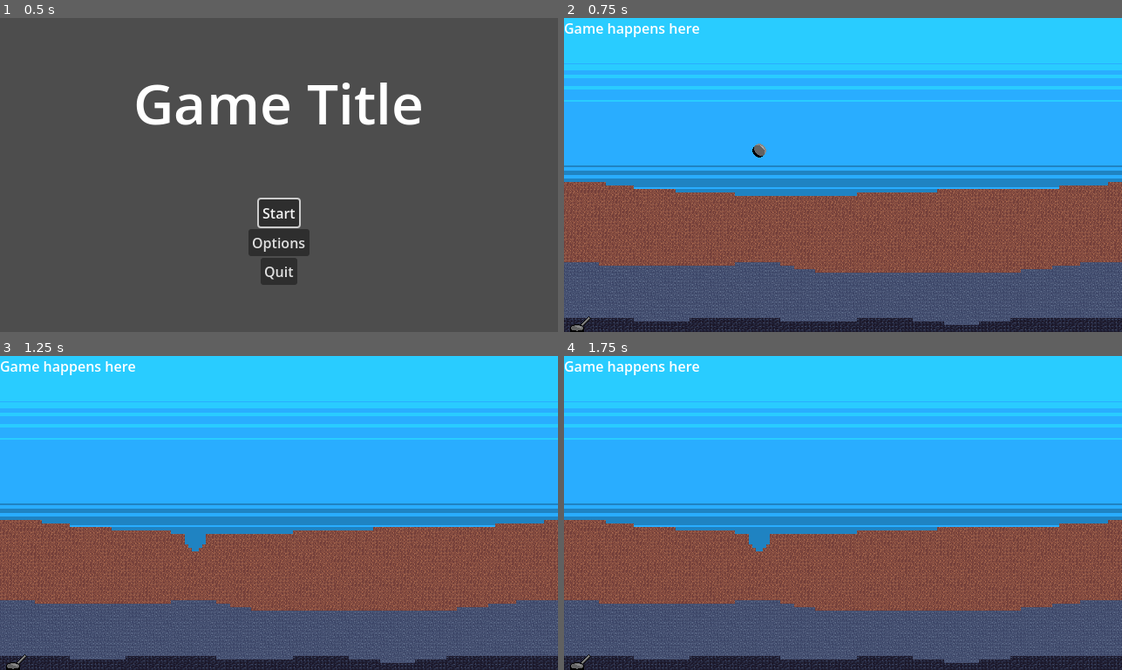
Above: before the commit, frames 1-4 (two rows, left to right).
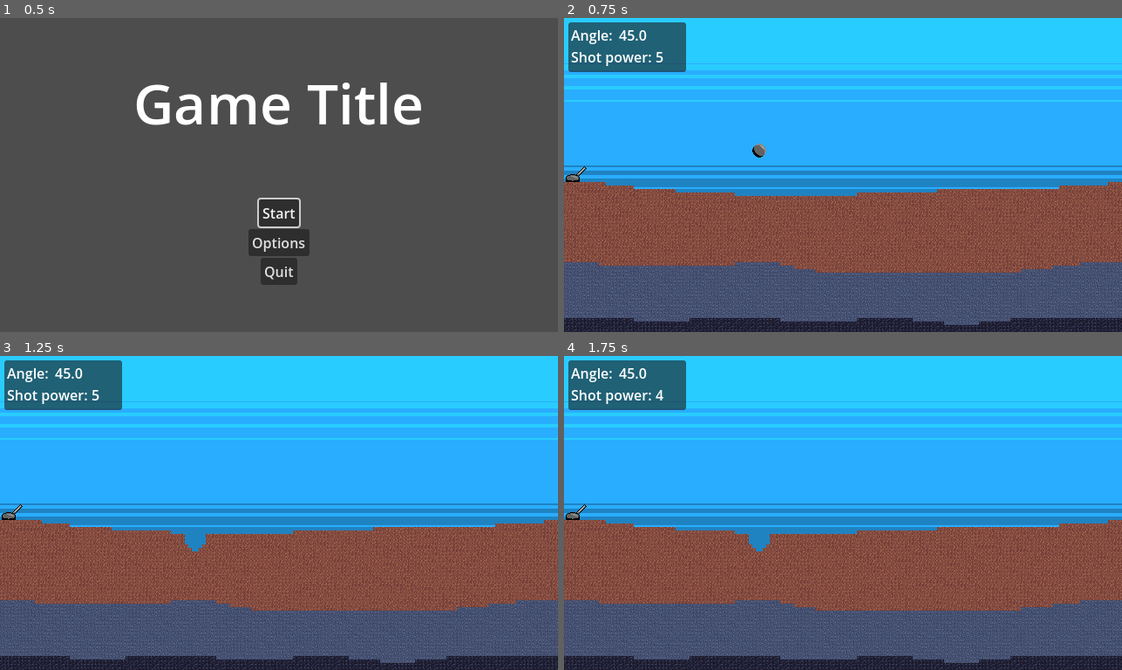
Above: after the commit, the same moments.

Repository: hunttis/ld-60
Game: Godot game, scene res://assets/scenes/master.tscn
The game is run twice, just before and just after one commit, with the same random seed, the same clock (stepped at 60 frames per second) and the same inputs.
Inputs (mouse positions are in pixels of both pictures, inside the frame that each line leads up to):
- Up to frame 1 (0.5 s): no input
- Up to frame 2 (0.75 s): click "Start" at 0.5 s
- Up to frame 3 (1.25 s): no input
- Up to frame 4 (1.75 s): tap Enter at 1.25 s; move the mouse to (965, 497) at 1.27 s; tap Down (decrease_shot_power) at 1.35 s

Frame 1 is identical in both runs. In frame 2, 3.5% of the frame differs, in the area x 0-25%, y 1-100%; in frame 3, 3.5%; in frame 4, 3.5%.

Commit message:
default value changes

Diff:
--- a/assets/scenes/game.tscn
+++ b/assets/scenes/game.tscn
@@ -6,10 +6,10 @@
 [ext_resource type="PackedScene" uid="uid://btbkcqbt07nyh" path="res://assets/scenes/enemies/enemy_controller.tscn" id="2_cb5na"]
 [ext_resource type="Script" uid="uid://c4j78f276ibob" path="res://assets/debug_controls.gd" id="4_cb5na"]
 
-[sub_resource type="TileSet" id="TileSet_a648p"]
-
 [node name="Game" type="Node2D" unique_id=686144590]
 script = ExtResource("1_dis88")
+
+[node name="Terrain" parent="." unique_id=397394120 instance=ExtResource("1_5gf0t")]
 
 [node name="CannonParametersPanel" type="Panel" parent="." unique_id=1670237246]
 offset_left = 5.0
@@ -49,11 +49,12 @@
 offset_right = 130.0
 offset_bottom = 53.0
 
-[node name="Terrain" parent="." unique_id=397394120 instance=ExtResource("1_5gf0t")]
-
 [node name="EnemyController" parent="." unique_id=709279803 node_paths=PackedStringArray("walker_spawn", "flyer_spawn") instance=ExtResource("2_cb5na")]
 walker_spawn = NodePath("WalkerSpawn")
 flyer_spawn = NodePath("FlyerSpawn")
+basic_speed = 600.0
+light_flying_speed = 750.0
+dark_flying_speed = 1000.0
 
 [node name="WalkerSpawn" type="Node2D" parent="EnemyController" unique_id=2118882105]
 position = Vector2(637, 175)
@@ -61,16 +62,8 @@
 [node name="FlyerSpawn" type="Node2D" parent="EnemyController" unique_id=540621942]
 position = Vector2(698, 63)
 
-[node name="RemoveMeLabel" type="Label" parent="." unique_id=2071767456]
-offset_right = 156.0
-offset_bottom = 23.0
-text = "Game happens here"
-
 [node name="Player" parent="." unique_id=71792886 instance=ExtResource("1_cb66b")]
-position = Vector2(15, 360)
-
-[node name="TileMapLayer" type="TileMapLayer" parent="." unique_id=993401657]
-tile_set = SubResource("TileSet_a648p")
+position = Vector2(10, 188)
 
 [node name="DebugControls" type="Node2D" parent="." unique_id=599521625 node_paths=PackedStringArray("enemy_controller")]
 script = ExtResource("4_cb5na")
